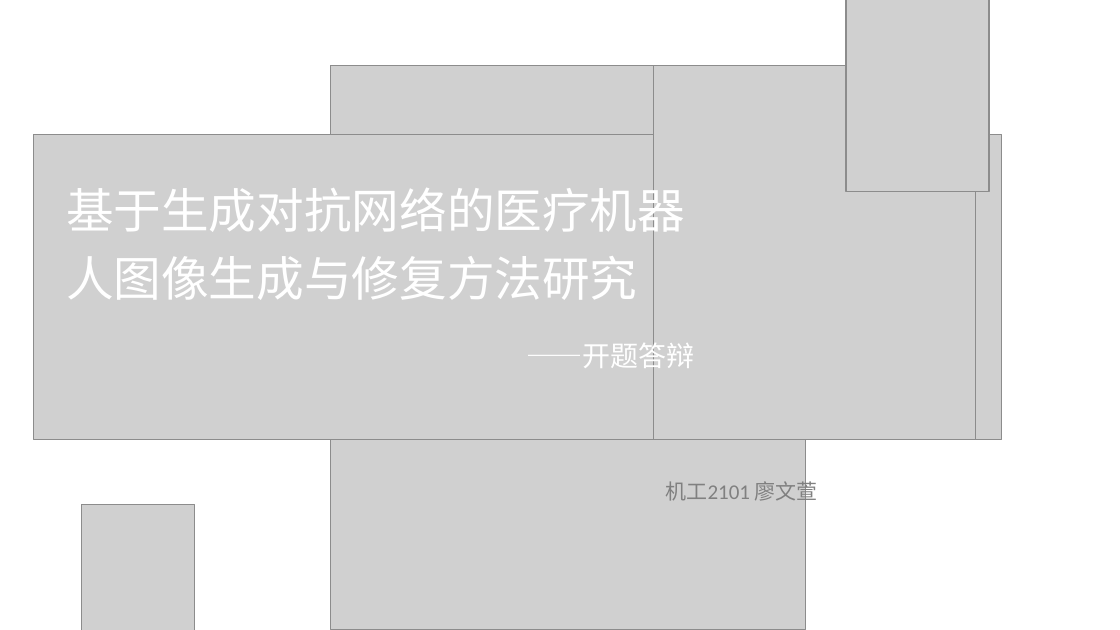
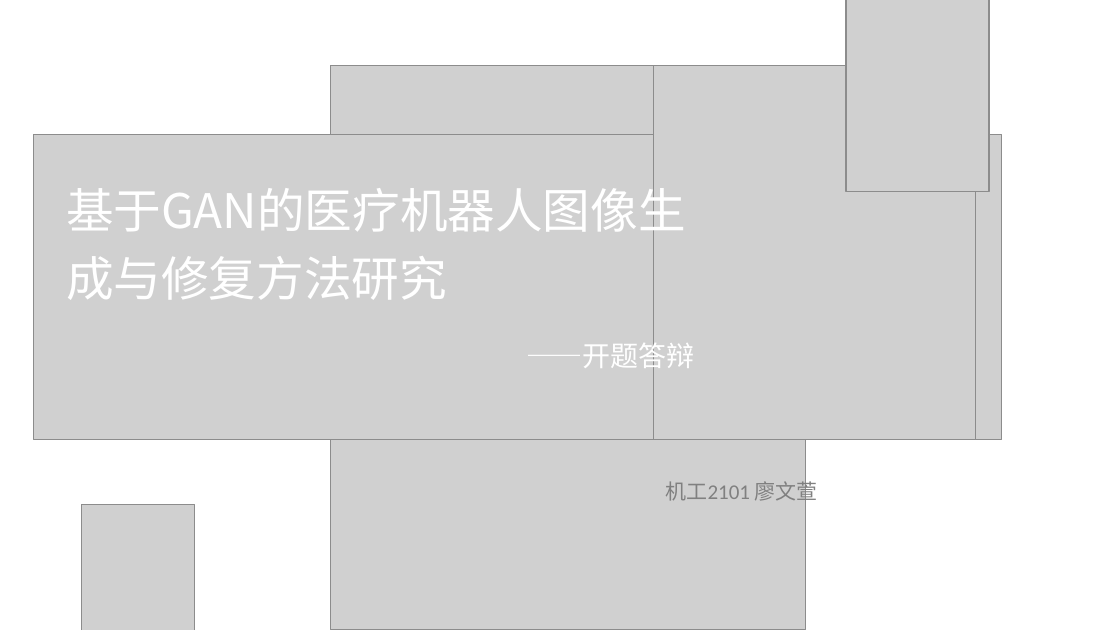
Before and after one commit to bluejedis/GANs_Graduation_Project, a slide deck: slide 1 of 基于生成对抗网络的医疗机器人图像生成与修复方法研究.pptx. Drawn at 1120x630 pixels with LibreOffice and Linux fonts; fonts in the diff are those of the drawing; grey boxes stand for pictures. Boxes give left, top, right and bottom in pixels: in the first picture for what was removed or moved away, otherwise in the second. Text is boxed around its words. In the diff, an @@ line names an element or a change of style, - is before the commit and + after.

```diff
--- a/基于生成对抗网络的医疗机器人图像生成与修复方法研究.pptx
+++ b/基于生成对抗网络的医疗机器人图像生成与修复方法研究.pptx
@@ text at [66, 179, 686, 240]: text changed @@
-基于生成对抗网络的医疗机器人图像生成与修复方法研究
+基于GAN的医疗机器人图像生成与修复方法研究
```
Also in this commit, not shown: 39 other files.
